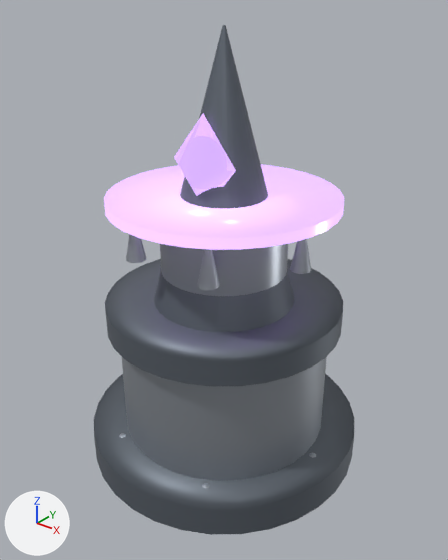
Renders of the glTF model public/assets/3d/towers/void_l2.glb from each side of a commit.
Camera for both pictures: a 50 mm lens placed at (2.2, -2.75, 2.92), pointed at (0.03, -0.04, 1.24). Lighting does not change. The marker at lower left points along +X, +Y and +Z. The first picture is the older version. Where no turn or scale is listed for an object, it has been applied to the vertices.

Objects in the first picture: 'VoidLowerShard0', 'VoidLowerShard1', 'VoidLowerShard2', 'base', 'baseCollar', 'footing', 'obelisk', 'shaft', 'spinCrystal', 'spinRing'.
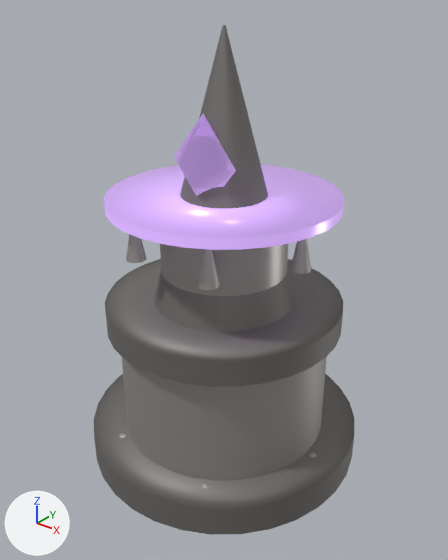
What differs and where, as boxes [x1, y1, x2, y2] in the pictures (448 x 560 px):
'footing', recoloured
    both: [94, 374, 354, 535]
'baseCollar', recoloured
    both: [105, 260, 343, 386]
'spinRing', recoloured
    both: [104, 164, 344, 250]
'obelisk', recoloured
    both: [154, 25, 294, 332]
'spinCrystal', recoloured (darker)
    both: [174, 114, 236, 196]
'VoidLowerShard0', recoloured
    both: [290, 239, 311, 274]

Patch to the scene script:
```diff
--- a/public/assets/3d/towers/void_l2.glb.py
+++ b/public/assets/3d/towers/void_l2.glb.py
@@ mat_steel_l2 @@
+mat_steel_l2 = principled_material('Steel_L2')
+mat_steel_l2.base_color = (0.46, 0.442, 0.422)  # grey #b5b1ae
+mat_steel_l2.metallic = 0.648
+mat_steel_l2.roughness = 0.43
@@ mat_obsidian_l2 @@
+mat_obsidian_l2 = principled_material('Obsidian_L2')
+mat_obsidian_l2.base_color = (0.214, 0.204, 0.193)  # grey #7f7d7a
+mat_obsidian_l2.metallic = 0.495
+mat_obsidian_l2.roughness = 0.57
@@ mat_arcane_l2 @@
+mat_arcane_l2 = principled_material('Arcane_L2')
+mat_arcane_l2.base_color = (0.69, 0.443, 1.0)  # purple #d8b2ff
+mat_arcane_l2.metallic = 0.198
+mat_arcane_l2.roughness = 0.3
+mat_arcane_l2.emission_color = (0.311, 0.199, 0.45)  # purple #977bb3
+mat_arcane_l2.emission_strength = 1.0
@@ me_cone_0 @@
 me_cone_0.from_pydata(...)  # 68 vertices, 128 faces; spans x -0.5..0.5, y -0.5..0.5, z -0.9..0.9
-me_cone_0.materials.append(mat_obsidian)  # grey #6a727c
+me_cone_0.materials.append(mat_obsidian_l2)  # grey #7f7d7a
@@ me_octa_2 @@
 me_octa_2.from_pydata(...)  # 6 vertices, 8 faces; spans x -0.225..0.225, y -0.175..0.175, z -0.275..0.275
-me_octa_2.materials.append(mat_arcane)  # purple #d8b2ff, glowing purple #d8b2ff
+me_octa_2.materials.append(mat_arcane_l2)  # purple #d8b2ff, glowing purple #977bb3
@@ me_cylinder_2 @@
 me_cylinder_2.from_pydata(...)  # 68 vertices, 128 faces; spans x -0.7..0.7, y -0.7..0.7, z -0.03..0.03
-me_cylinder_2.materials.append(mat_arcane)  # purple #d8b2ff, glowing purple #d8b2ff
+me_cylinder_2.materials.append(mat_arcane_l2)  # purple #d8b2ff, glowing purple #977bb3
@@ me_cone_1 @@
 me_cone_1.from_pydata(...)  # 68 vertices, 128 faces; spans x -0.5..0.5, y -0.5..0.5, z -0.5..0.5
-me_cone_1.materials.append(mat_steel)  # grey #acb2bb
+me_cone_1.materials.append(mat_steel_l2)  # grey #b5b1ae
@@ me_cylinder_0 @@
 me_cylinder_0.from_pydata(...)  # 68 vertices, 128 faces; spans x -0.5..0.5, y -0.5..0.5, z -0.5..0.5
-me_cylinder_0.materials.append(mat_obsidian)  # grey #6a727c
+me_cylinder_0.materials.append(mat_obsidian_l2)  # grey #7f7d7a
@@ me_cylinder_1 @@
 me_cylinder_1.from_pydata(...)  # 68 vertices, 128 faces; spans x -0.5..0.5, y -0.5..0.5, z -0.5..0.5
-me_cylinder_1.materials.append(mat_steel)  # grey #acb2bb
+me_cylinder_1.materials.append(mat_steel_l2)  # grey #b5b1ae
```
